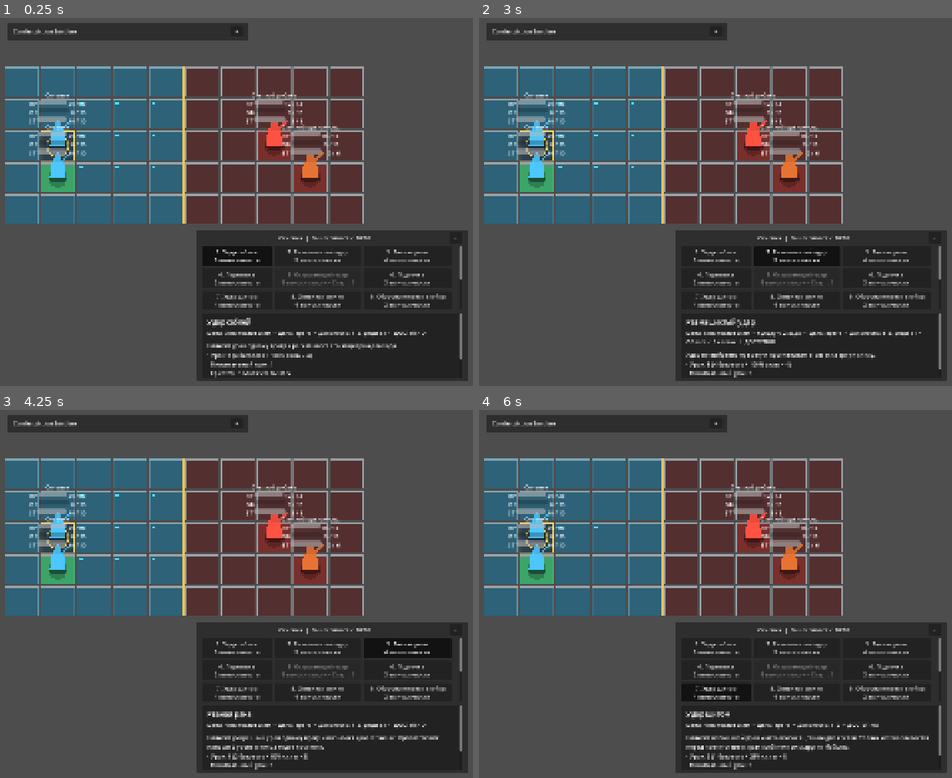
Above: before the commit, frames 1-4 (two rows, left to right).
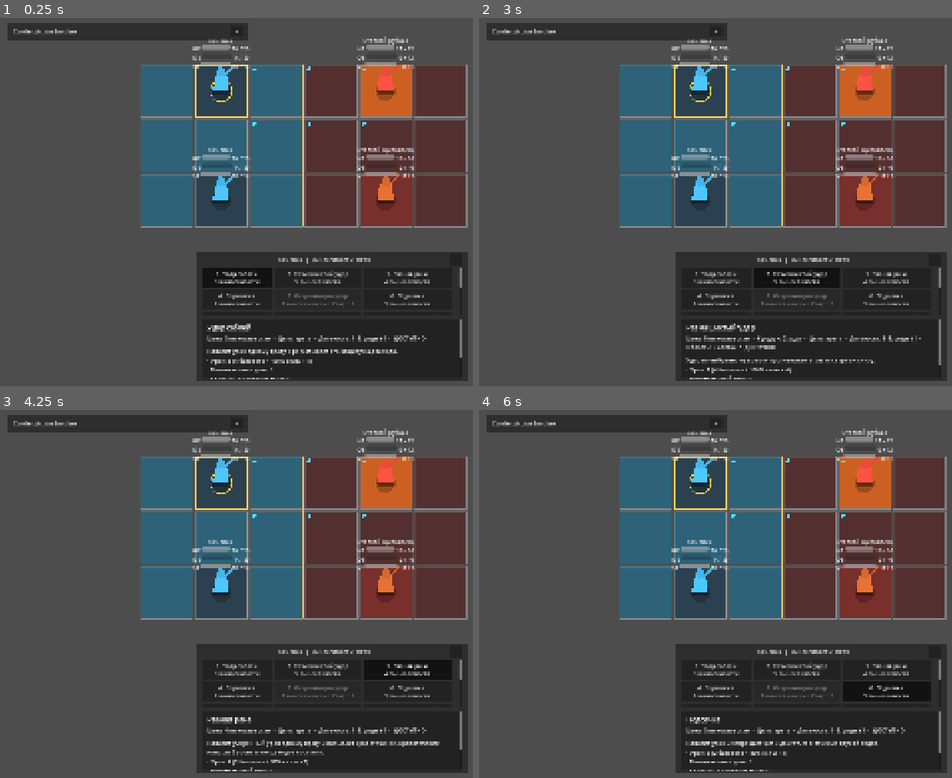
Above: after the commit, the same moments.

Repository: DanilNikolin/kleynod-steppe-frontier
Game: Godot game, scene res://scenes/debug/battle_grid_sandbox.tscn
The game is run twice, just before and just after one commit, with the same random seed, the same clock (stepped at 60 frames per second) and the same inputs. The project has no main scene, so this scene is started directly.
Inputs:
- Up to frame 1 (0.25 s): no input
- Up to frame 2 (3 s): click "+" at 0.5 s; click "−" at 1.25 s; click "1. Удар саблей 3 выносливости" at 2 s; click "2. Размашистый удар 5 выносли…" at 2.75 s
- Up to frame 3 (4.25 s): click "3. Рваная рана 4 выносливости" at 3.5 s
- Up to frame 4 (6 s): click "4. Перевязка 2 выносливости" at 4.25 s; click "6. Подсечка 3 выносливости" at 5 s; click "7. Удар щитом 4 выносливости" at 5.75 s

The runs differ from the first frame. In frame 1, 44% of the frame differs, in the area x 1-99%, y 4-99%; in frame 2, 44%; in frame 3, 44%; in frame 4, 43%.

Commit message:
Configure debug battle grid layout

Diff:
--- a/content/encounters/debug/debug_skirmish_2v2.tres
+++ b/content/encounters/debug/debug_skirmish_2v2.tres
@@ -14,36 +14,39 @@
 instance_id = &"player_1"
 combatant_definition = ExtResource("3_player")
 team_id = &"team_player"
-coordinate = Vector2i(1, 2)
+coordinate = Vector2i(1, 0)
 
 [sub_resource type="Resource" id="Resource_player_2"]
 script = ExtResource("2_spawn")
 instance_id = &"player_2"
 combatant_definition = ExtResource("3_player")
 team_id = &"team_player"
-coordinate = Vector2i(1, 3)
+coordinate = Vector2i(1, 2)
 
 [sub_resource type="Resource" id="Resource_enemy_raider"]
 script = ExtResource("2_spawn")
 instance_id = &"enemy_raider"
 combatant_definition = ExtResource("4_raider")
 team_id = &"team_enemy"
-coordinate = Vector2i(7, 2)
+coordinate = Vector2i(4, 0)
 
 [sub_resource type="Resource" id="Resource_enemy_shieldbearer"]
 script = ExtResource("2_spawn")
 instance_id = &"enemy_shieldbearer"
 combatant_definition = ExtResource("5_shieldbearer")
 team_id = &"team_enemy"
-coordinate = Vector2i(8, 3)
+coordinate = Vector2i(4, 2)
 
 [sub_resource type="Resource" id="Resource_side_rules"]
 script = ExtResource("6_side_rules")
+divider_column = 3
 
 [resource]
 script = ExtResource("1_encounter")
 encounter_id = &"debug_skirmish_2v2"
 display_name = "Прототип боя 2v2"
 description = "Первый нормальный мини-бой: два Сечевика против степного рубаки и щитоносца."
+rows = 3
+columns = 6
 side_rules = SubResource("Resource_side_rules")
 combatant_spawns = Array[ExtResource("2_spawn")]([SubResource("Resource_player_1"), SubResource("Resource_player_2"), SubResource("Resource_enemy_raider"), SubResource("Resource_enemy_shieldbearer")])
--- a/presentation/battle/grid/battle_grid_view.tscn
+++ b/presentation/battle/grid/battle_grid_view.tscn
@@ -4,6 +4,8 @@
 
 [node name="BattleGridView" type="Node2D" unique_id=1267809917]
 script = ExtResource("1_grid_view")
+rows = 3
+columns = 6
 
 [node name="SurfaceLayer" type="Node2D" parent="." unique_id=618361589]
 z_index = 10
--- a/scenes/debug/battle_grid_sandbox.tscn
+++ b/scenes/debug/battle_grid_sandbox.tscn
@@ -17,7 +17,9 @@
 debug_status_definition = ExtResource("6_debug_status")
 
 [node name="BattleGridView" parent="." unique_id=794142880 instance=ExtResource("2_grid")]
-position = Vector2(533, 378)
+position = Vector2(877, 378)
+cell_size = Vector2(150, 150)
+divider_column = 3
 
 [node name="CanvasLayer" type="CanvasLayer" parent="." unique_id=1193952375]
 
@@ -87,6 +89,7 @@
 
 [node name="AbilityPanel" parent="CanvasLayer" unique_id=1194771784 instance=ExtResource("5_ability_panel")]
 visible = true
+offset_top = -398.0
 
 [node name="CombatantHoverPanel" parent="CanvasLayer" unique_id=1452797014 instance=ExtResource("7_hover_panel")]
 visible = true
